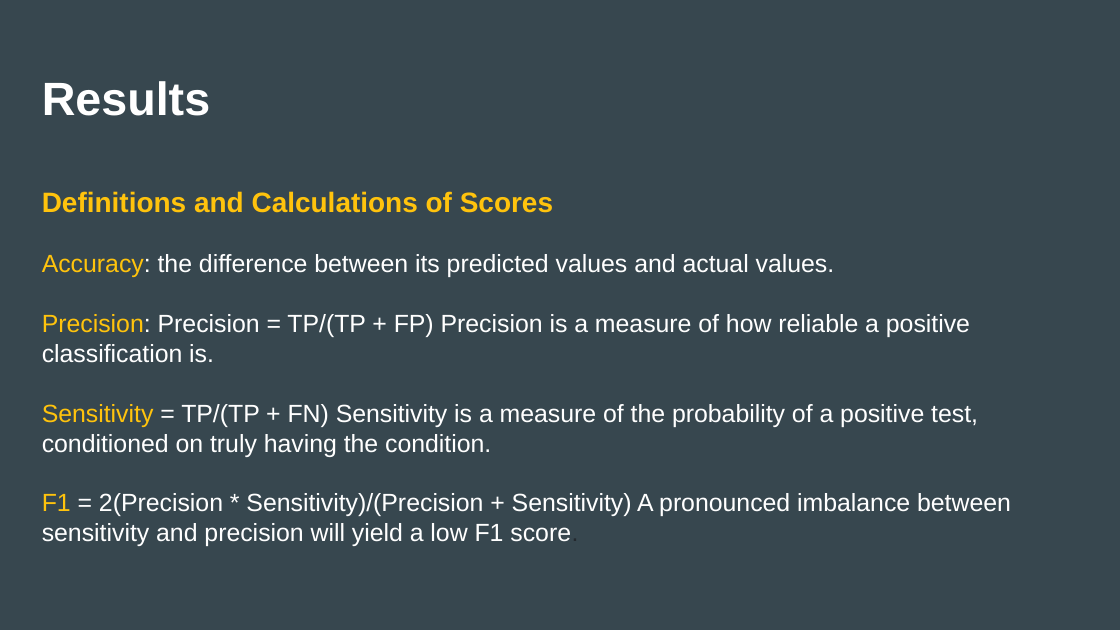
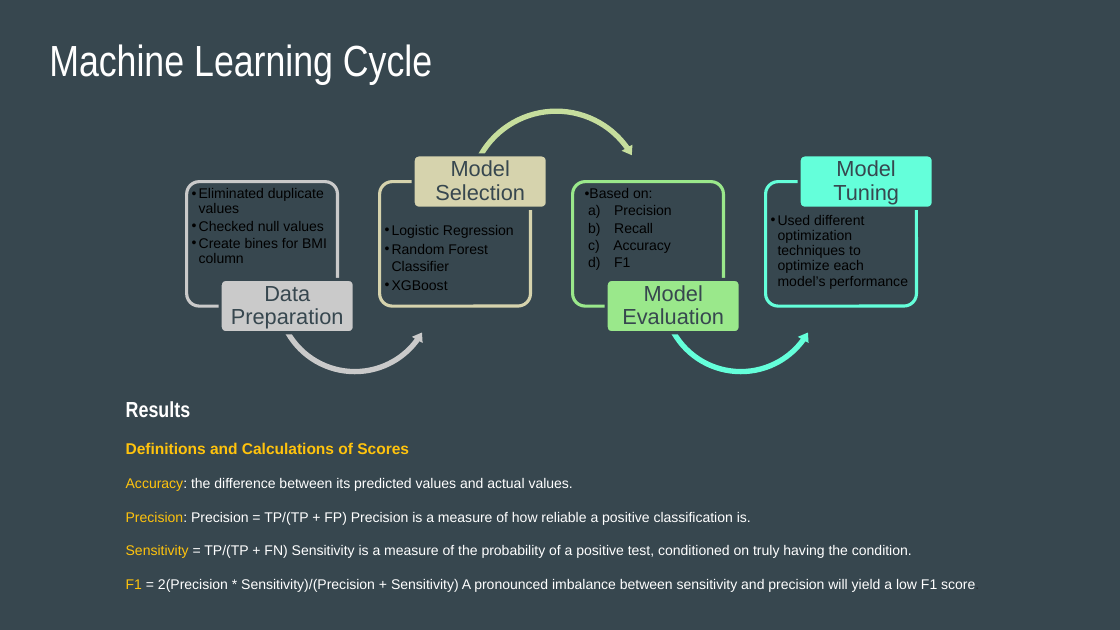
Before and after one commit to apombo90/Predicting_Heart_Disease, a slide deck: slide 17 of Final Project - Group 7.pptx. Drawn at 1120x630 pixels with LibreOffice and Linux fonts; fonts in the diff are those of the drawing. Boxes give left, top, right and bottom in pixels: in the first picture for what was removed or moved away, otherwise in the second. Text is boxed around its words. In the diff, an @@ line names an element or a change of style, - is before the commit and + after.

```diff
--- a/Final Project - Group 7.pptx
+++ b/Final Project - Group 7.pptx
@@ text added at box(49, 44, 432, 84), 28 pt, text #FFFFFF @@
+Machine Learning Cycle
@@ group added at box(187, 105, 934, 377): 8 rounded rectangles, 8 texts, 2 left circular arrows, 1 circular arrow @@
+  • Eliminated duplicate values
+  • Checked null values
+  • Create bines for BMI column
+Data Preparation
+  • Logistic Regression
+  • Random Forest Classifier
+  • XGBoost
+Model Selection
+  • Based on:
+  a) Precision
+  b) Recall
+  c) Accuracy
+  d) F1
+Model Evaluation
+  • Used different optimization techniques to optimize each model’s performance
+Model Tuning
@@ text "Results": place and size @@
-text "Results" at box(42, 81, 1011, 546)
+text "Results" at box(126, 401, 979, 592)
@@ text "Results" at box(126, 401, 979, 592): size 30 to 14 pt, font Arial to Arial Narrow in "Results"; size 18 to 10 pt in "Definitions and Calculations of Scores"; size 16 to 9 pt @@
```
Also in this commit, not shown: 10 other slides changed, 3 slides added, 3 slides removed, 1 other file.
